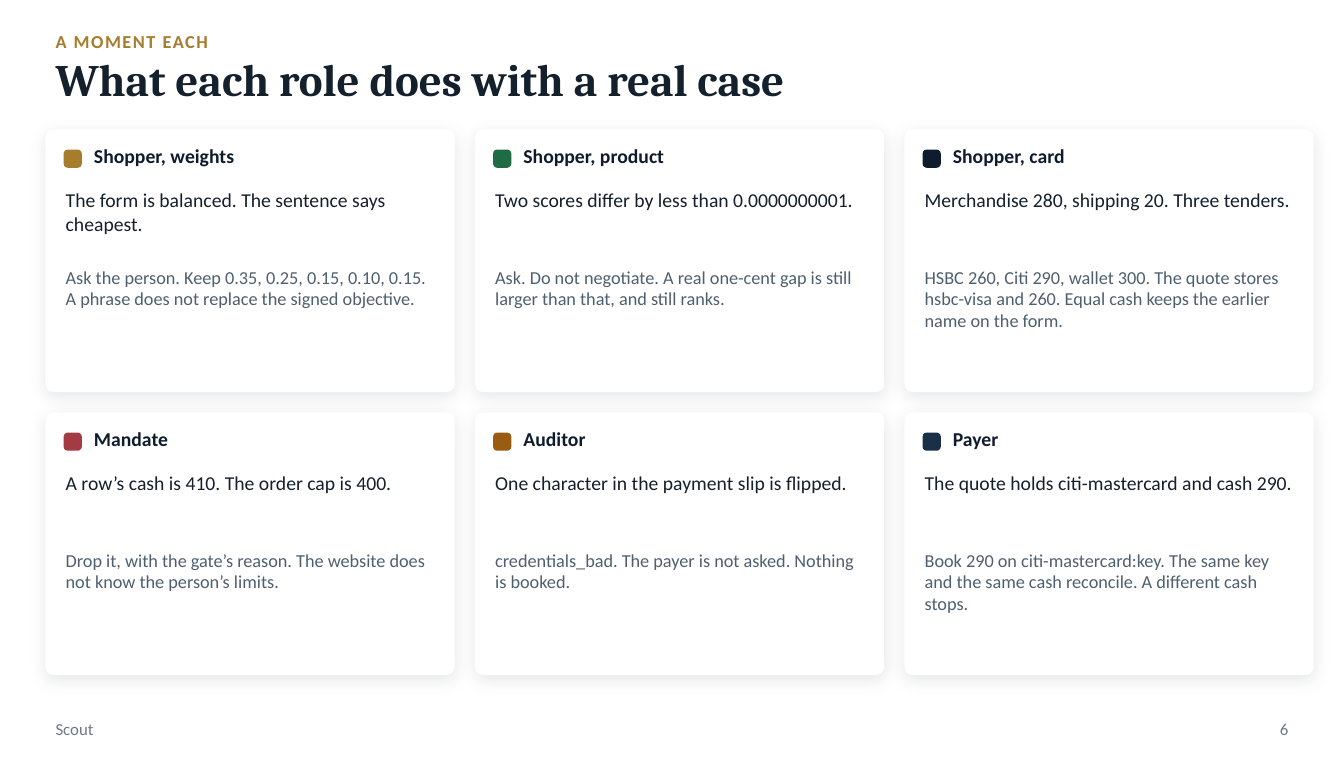
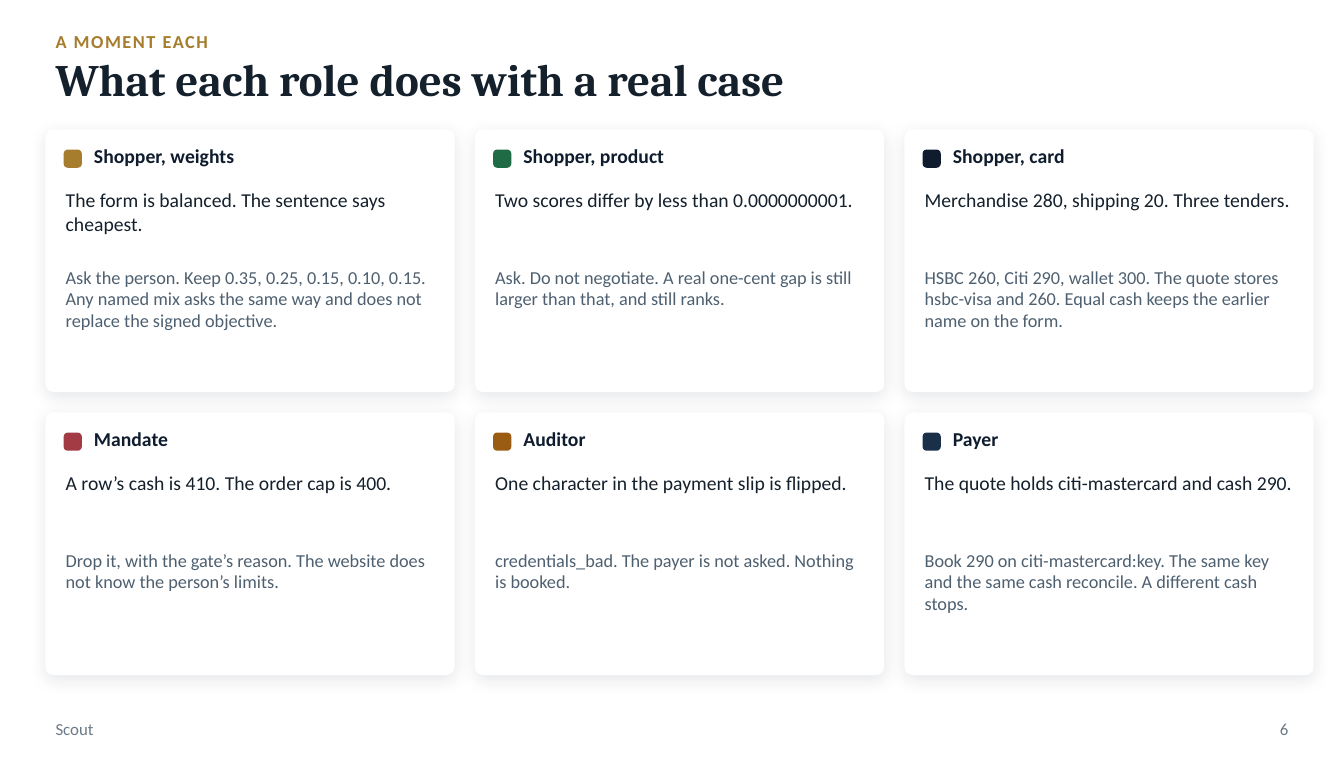
Before and after one commit to jaccokwok/Agentic-Commerce, a slide deck: slide 6 of tasks/artifacts/scout-judges.pptx. Drawn at 1344x758 pixels with LibreOffice and Linux fonts; fonts in the diff are those of the drawing. Boxes give left, top, right and bottom in pixels: in the first picture for what was removed or moved away, otherwise in the second. Text is boxed around its words. In the diff, an @@ line names an element or a change of style, - is before the commit and + after.

```diff
--- a/tasks/artifacts/scout-judges.pptx
+++ b/tasks/artifacts/scout-judges.pptx
@@ text at <box>66,271,426,330</box>: text changed @@
-Ask the person. Keep 0.35, 0.25, 0.15, 0.10, 0.15. A phrase does not replace the signed objective.
+Ask the person. Keep 0.35, 0.25, 0.15, 0.10, 0.15. Any named mix asks the same way and does not replace the signed objective.
```
Also in this commit, not shown: 14 other slides changed, 1 slide added, 32 other files.
